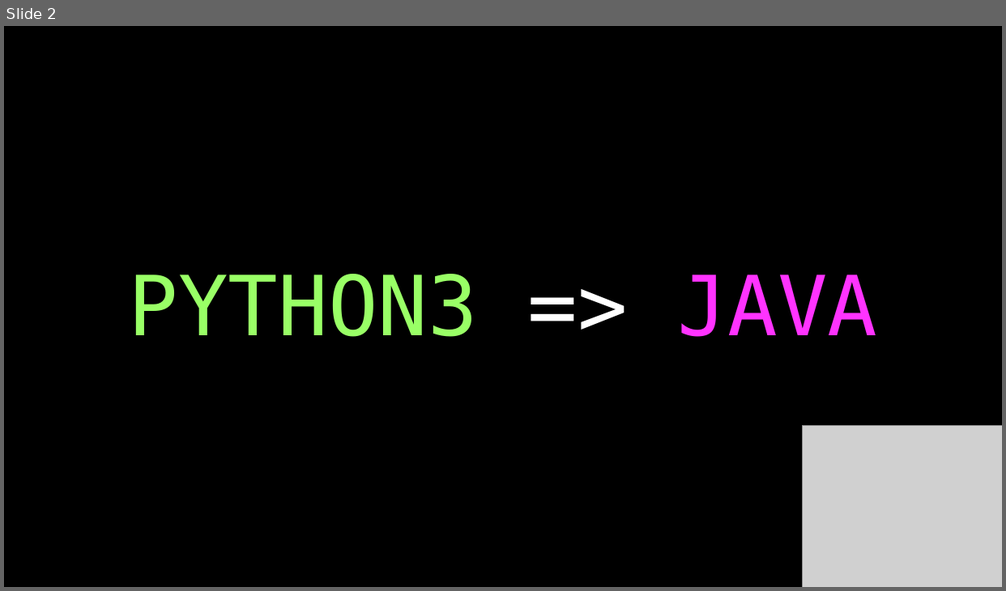
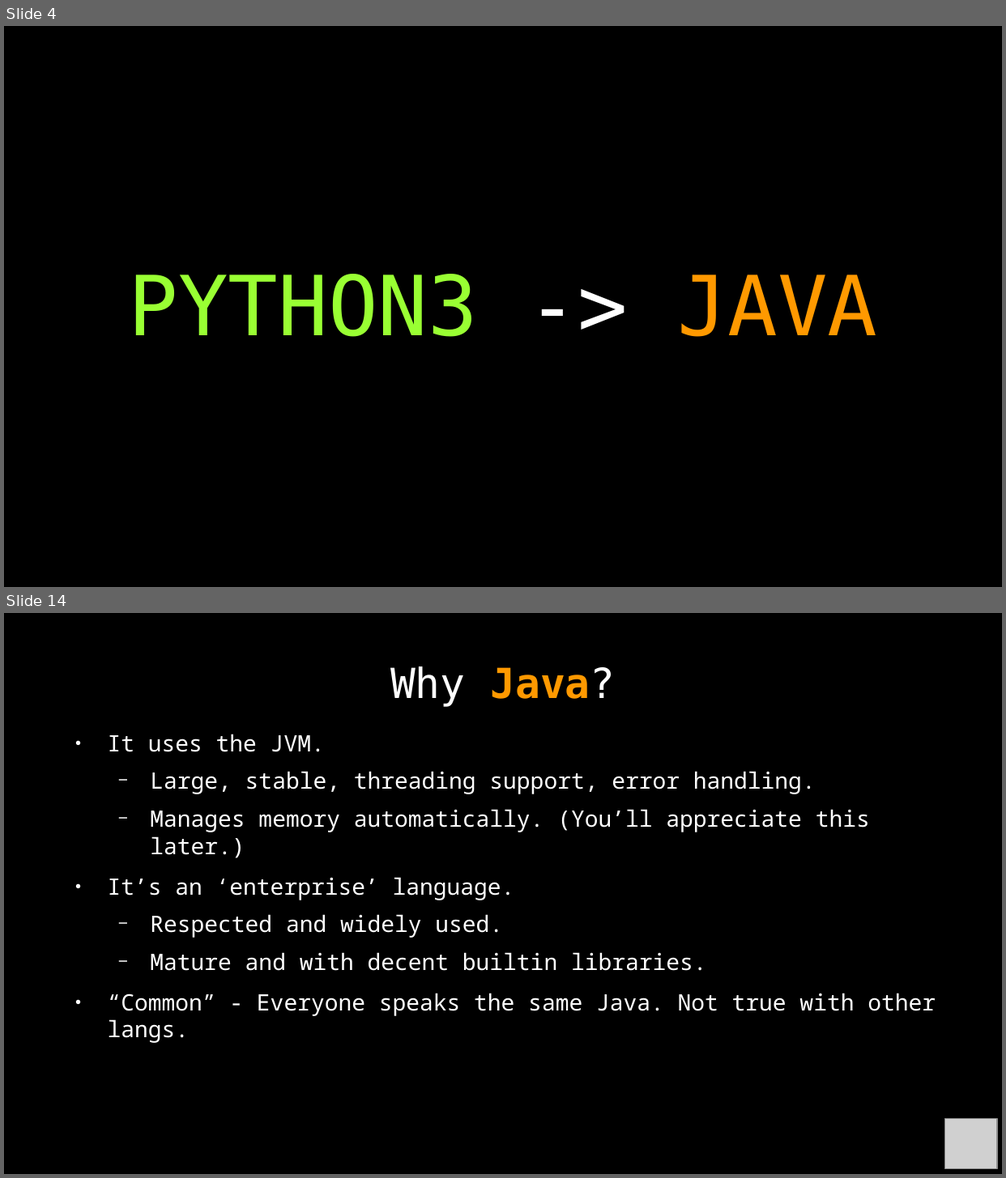
Before and after one commit to RyanFleck/Projects, a slide deck: Teaching/RCF_Py_Java_Tutorial.odp. Shown one above the other, each under a label of ours: slide 2 before the commit, slides 4 and 14 after it; the slides between them are not shown. The pictures are 1006x591 and 1006x1178 pixels, drawn with LibreOffice and Linux fonts; fonts in the diff are those of the drawing; grey boxes stand for pictures; background and template pictures are left out. Boxes give left, top, right and bottom in pixels: in the first picture for what was removed or moved away, otherwise in the second. Text is boxed around its words. In the diff, an @@ line names an element or a change of style, - is before the commit and + after.

```diff
--- a/Teaching/RCF_Py_Java_Tutorial.odp
+++ b/Teaching/RCF_Py_Java_Tutorial.odp
@@ slide 14 added at [4, 613, 1002, 1174], background #000000 @@
@@ title added at [390, 666, 616, 707], 33 pt, text #FFFFFF @@
+Why Java?
@@ text added at [108, 734, 936, 1043], 18 pt, text #FFFFFF @@
+● It uses the JVM.
+  − Large, stable, threading support, error handling.
+  − Manages memory automatically. (You’ll appreciate this later.)
+● It’s an ‘enterprise’ language.
+  − Respected and widely used.
+  − Mature and with decent builtin libraries.
+● “Common” - Everyone speaks the same Java. Not true with other langs.
@@ picture added at [945, 1119, 997, 1169] @@
@@ what was slide 2 is now slide 4 @@
@@ slide 4 changed as well @@
@@ text at [128, 274, 878, 337]: text changed; text colour #99FF66 to #99FF33 @@
-PYTHON3 => JAVA
+PYTHON3 -> JAVA
@@ picture removed at [803, 426, 1002, 587] @@
```
Also in this commit, not shown: 1 other slide changed, 42 other slides added, 2 slides removed, 3 other files.
